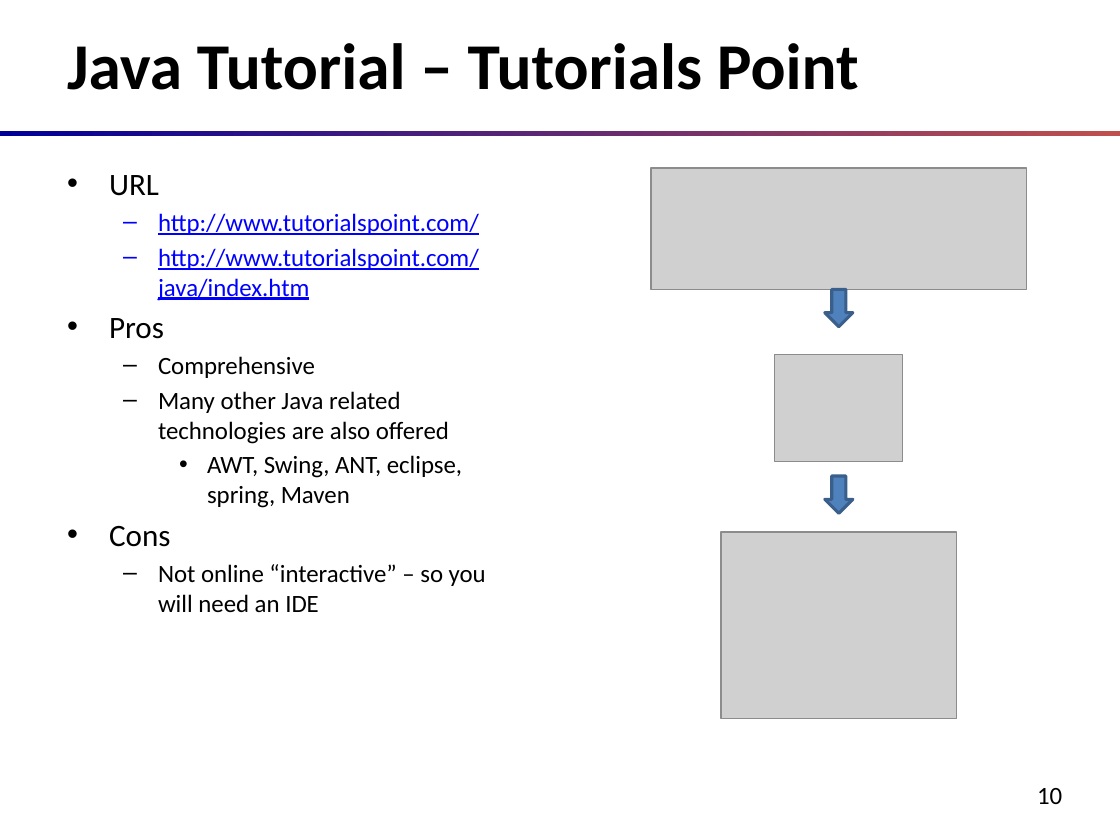
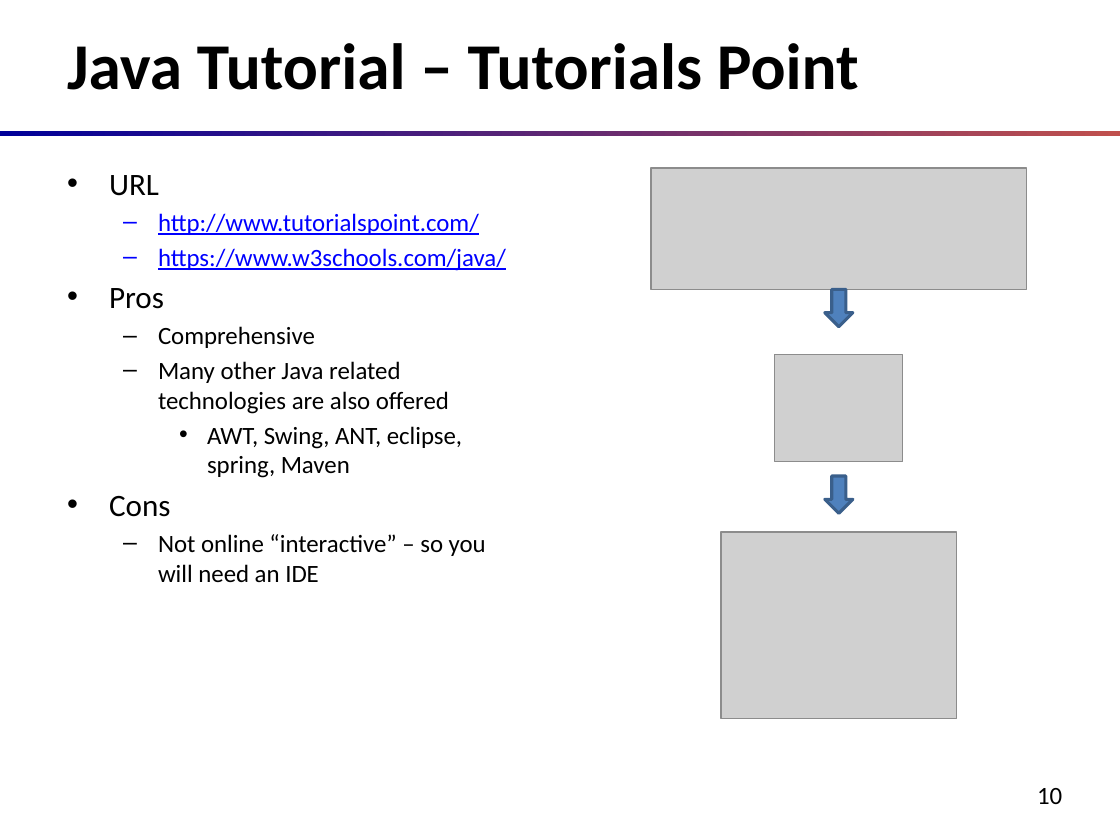
Before and after one commit to oxbot/battleship, a slide deck: slide 10 of slides/00-course-intro.pptx. Drawn at 1120x840 pixels with LibreOffice and Linux fonts; fonts in the diff are those of the drawing; grey boxes stand for pictures. Boxes give left, top, right and bottom in pixels: in the first picture for what was removed or moved away, otherwise in the second. Text is boxed around its words. In the diff, an @@ line names an element or a change of style, - is before the commit and + after.

```diff
--- a/slides/00-course-intro.pptx
+++ b/slides/00-course-intro.pptx
@@ text at (158, 248, 506, 271): text changed @@
-  – http://www.tutorialspoint.com/java/index.htm
+  – https://www.w3schools.com/java/
```
Also in this commit, not shown: 1 other slide changed, 1 other file.
